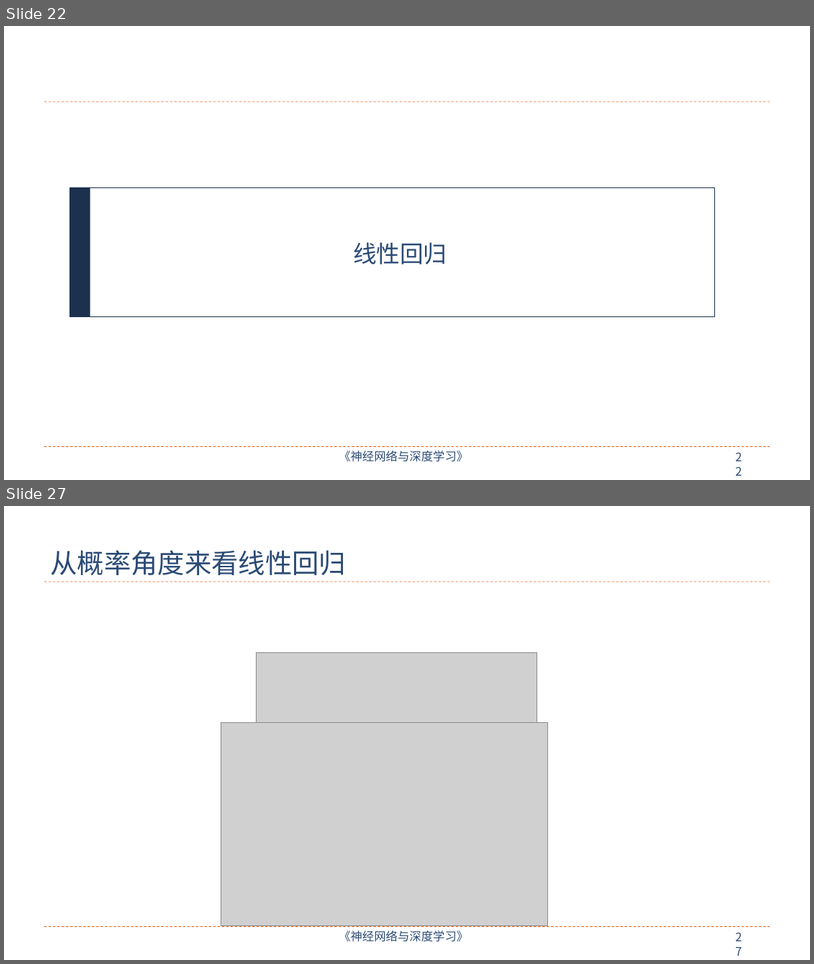
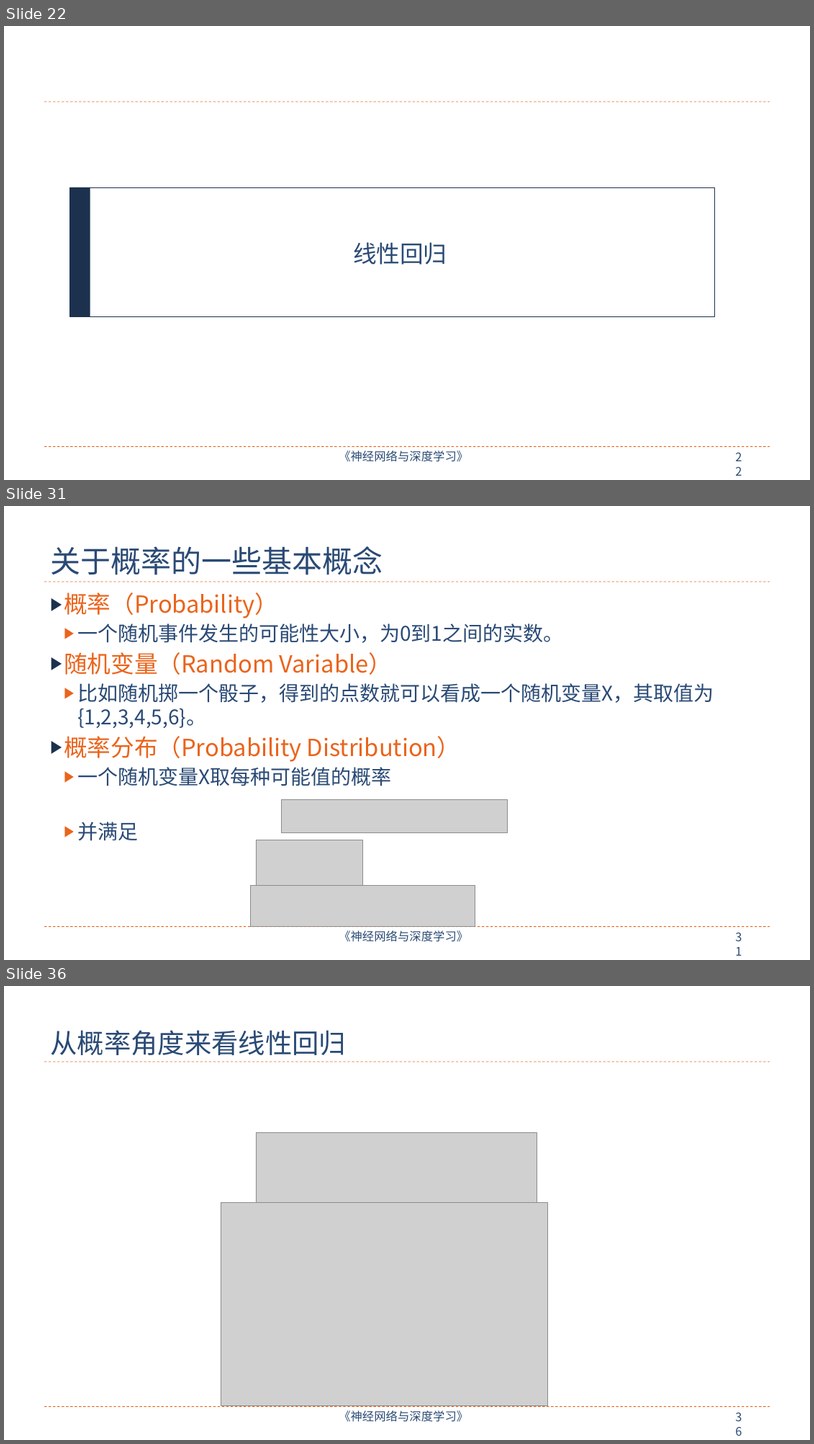
Before and after one commit to nndl/nndl.github.io, a slide deck: ppt/chap-机器学习概述.pptx. Shown one above the other, each under a label of ours: slides 22 and 27 before the commit, slides 22, 31 and 36 after it; the slides between them are not shown. The pictures are 814x964 and 814x1444 pixels, drawn with LibreOffice and Linux fonts; fonts in the diff are those of the drawing; grey boxes stand for pictures. Boxes give left, top, right and bottom in pixels: in the first picture for what was removed or moved away, otherwise in the second. Text is boxed around its words. In the diff, an @@ line names an element or a change of style, - is before the commit and + after.

```diff
--- a/ppt/chap-机器学习概述.pptx
+++ b/ppt/chap-机器学习概述.pptx
@@ slide 31 added at [4, 506, 810, 960], background #FFFFFF; not listed: 4 template elements that a slide beside it also shows @@
@@ title added at [50, 546, 383, 575], 36 pt, text #2A4A75 @@
+关于概率的一些基本概念
@@ text added at [64, 592, 714, 841], 24 pt, text #2A4A75 @@
+▶ 概率（Probability）
+  ▶ 一个随机事件发生的可能性大小，为0到1之间的实数。
+▶ 随机变量（Random Variable）
+  ▶ 比如随机掷一个骰子，得到的点数就可以看成一个随机变量X，其取值为{1,2,3,4,5,6}。
+▶ 概率分布（Probability Distribution）
+  ▶ 一个随机变量X取每种可能值的概率
+  ▶ 并满足
@@ picture added at [281, 800, 507, 832] @@
@@ picture added at [256, 840, 363, 888] @@
@@ picture added at [250, 885, 476, 926] @@
@@ what was slide 27 is now slide 36 @@
@@ page number at [730, 1407, 755, 1427]: text changed @@
-27
+36
```
Also in this commit, not shown: 25 slides changed, 12 other slides added, 2 other files.
